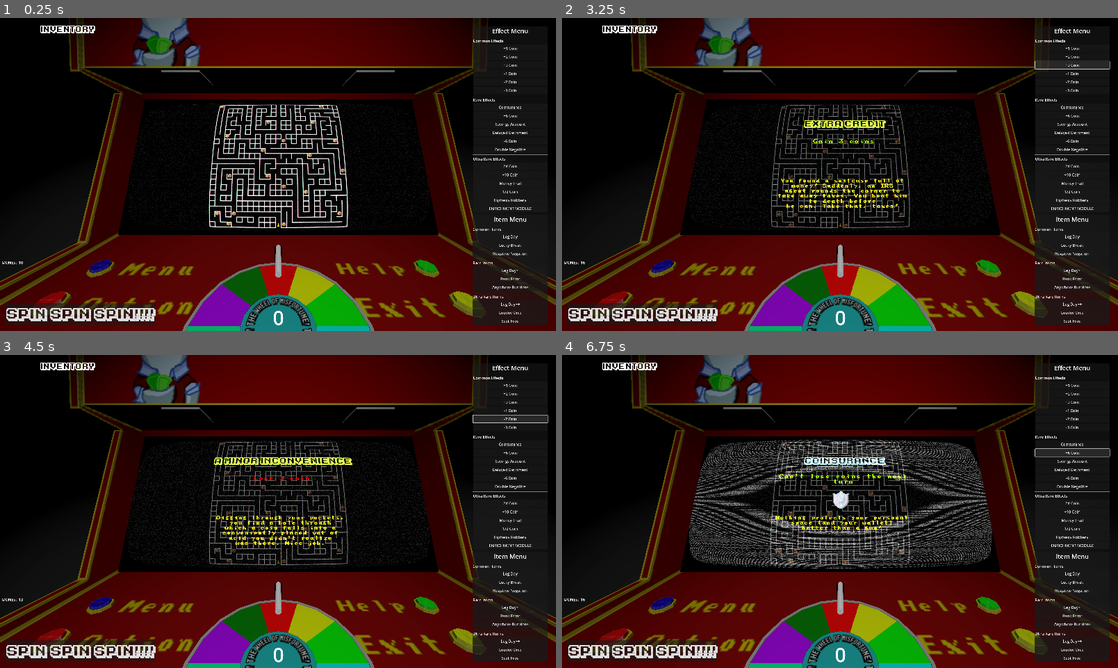
Above: before the commit, frames 1-4 (two rows, left to right).
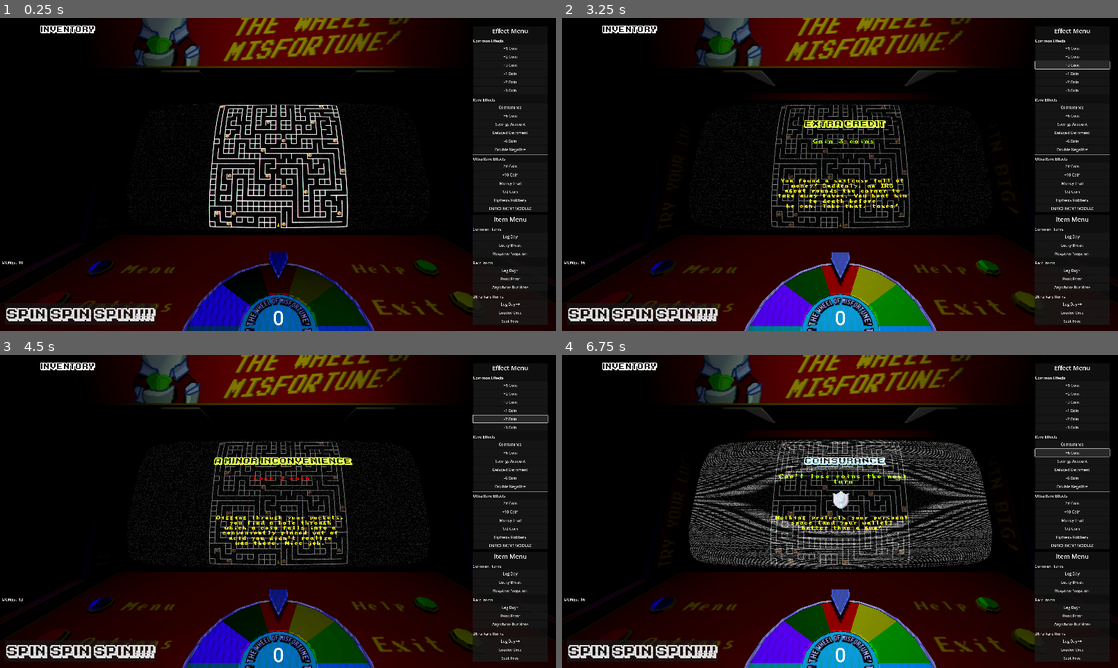
Above: after the commit, the same moments.

Repository: kronoskrull/Untitled-Gacha-game
Game: Godot game, scene res://Level/level.tscn
Same seed, same stepped clock (60 frames per second), same inputs: the game is played once before the commit and once after it.
Inputs:
- Up to frame 1 (0.25 s): no input
- Up to frame 2 (3.25 s): click "SPIN SPIN SPIN!!!!" at 0.5 s; click "+1 Coin" at 1.25 s; click "+2 Coin" at 2 s; click "+3 Coin" at 2.75 s
- Up to frame 3 (4.5 s): click "-1 Coin" at 3.5 s; click "-2 Coin" at 4.25 s
- Up to frame 4 (6.75 s): click "-3 Coin" at 5 s; click "Coinsurance" at 5.75 s; click "+6 Coin" at 6.5 s

The runs differ from the first frame. In frame 1, 38% of the frame differs, in the area x 0-100%, y 0-100%; in frame 2, 38%; in frame 3, 38%; in frame 4, 38%.

Commit message:
lighting and env
lighting and env

Diff:
--- /dev/null
+++ b/Level/flashlight.gd
@@ -0,0 +1,17 @@
+extends OmniLight3D
+
+# Simple script for a flickering flashlight. Takes a noise texture, returns a noise value at
+# a coordinate determined by delta every frame. flashMult is to allow player control over it,
+# remove the multiplier entirely for spotlights or ambient lighting.
+
+@export var noise: NoiseTexture2D
+var time_passed: float = 0.0
+
+
+
+func _process(delta: float) -> void:
+	time_passed += delta
+	var sampled_noise = noise.noise.get_noise_1d(time_passed)
+	sampled_noise = abs(sampled_noise)
+
+	light_energy = sampled_noise * $"../../..".flashMult
--- a/Level/level.gd
+++ b/Level/level.gd
@@ -82,6 +82,7 @@
 var debugRarity: int = 0
 var debugX: int
 
+var flashMult: float = 4.0
 
 # Set the money count to whatever it's supposed to be
 func _ready() -> void:
--- a/Level/level.tscn
+++ b/Level/level.tscn
@@ -10,6 +10,8 @@
 [ext_resource type="Texture2D" uid="uid://dyithwdhvhtwv" path="res://Assets/maze1.0.png" id="5_nn23b"]
 [ext_resource type="ArrayMesh" uid="uid://d1lcl0yp5wud4" path="res://Assets/models/Spinner (1).obj" id="5_ynopn"]
 [ext_resource type="PackedScene" uid="uid://dqld5dxfh26jc" path="res://arcadeFinalMaybe.tscn" id="6_mn3xb"]
+[ext_resource type="Script" path="res://Level/flashlight.gd" id="7_e8di8"]
+[ext_resource type="PackedScene" uid="uid://d0sfuvyon2ptq" path="res://arrow.tscn" id="7_p2lt6"]
 [ext_resource type="PackedScene" uid="uid://gvhpy1s1absr" path="res://Junctions/R-Dcornerjunc.tscn" id="7_r7vob"]
 [ext_resource type="PackedScene" uid="uid://br6hxiou2nh38" path="res://Junctions/L-Ucornerjunc.tscn" id="8_6yic6"]
 [ext_resource type="PackedScene" uid="uid://c5fn6ne537652" path="res://Junctions/R-Ucornerjunc.tscn" id="9_llhc3"]
@@ -44,6 +46,9 @@
 [sub_resource type="StandardMaterial3D" id="StandardMaterial3D_2tokm"]
 albedo_color = Color(0.53, 0, 0, 1)
 
+[sub_resource type="StandardMaterial3D" id="StandardMaterial3D_xmeaq"]
+albedo_color = Color(0, 0, 0, 1)
+
 [sub_resource type="ProceduralSkyMaterial" id="ProceduralSkyMaterial_nemm3"]
 sky_top_color = Color(0, 0, 0, 1)
 sky_horizon_color = Color(0.5, 0.5, 0.5, 1)
@@ -60,10 +65,12 @@
 tonemap_mode = 2
 glow_enabled = true
 
-[sub_resource type="StandardMaterial3D" id="StandardMaterial3D_xmeaq"]
-albedo_color = Color(0, 0, 0, 1)
-
-[sub_resource type="StandardMaterial3D" id="StandardMaterial3D_cb8bq"]
+[sub_resource type="FastNoiseLite" id="FastNoiseLite_8cm07"]
+noise_type = 0
+frequency = 0.069
+
+[sub_resource type="NoiseTexture2D" id="NoiseTexture2D_3bsj4"]
+noise = SubResource("FastNoiseLite_8cm07")
 
 [sub_resource type="CanvasItemMaterial" id="CanvasItemMaterial_7jfsy"]
 
@@ -413,10 +420,6 @@
 
 [node name="lighting & env" type="Node3D" parent="."]
 
-[node name="DirectionalLight3D" type="DirectionalLight3D" parent="lighting & env"]
-transform = Transform3D(-0.866024, -0.475921, -0.153307, 0, -0.306611, 0.951835, -0.500003, 0.824311, 0.265532, 0, 0, 0)
-shadow_enabled = true
-
 [node name="spinnerPLACEHOLDER" type="CSGCylinder3D" parent="lighting & env"]
 transform = Transform3D(0.6, 0, 0, 0, 0.6, 0, 0, 0, 0.6, 0, -0.516094, 17.7286)
 radius = 3.24137
@@ -431,47 +434,90 @@
 mesh = ExtResource("5_ynopn")
 skeleton = NodePath("../../..")
 
-[node name="CSGBox3D3" type="CSGBox3D" parent="lighting & env"]
+[node name="env" type="Node3D" parent="lighting & env"]
+
+[node name="CSGBox3D3" type="CSGBox3D" parent="lighting & env/env"]
 transform = Transform3D(1, 0, 0, 0, 1, 0, 0, 0, 1, -0.51265, 7.0075, -8.611)
 size = Vector3(78, 54, 1)
 
-[node name="CSGBox3D4" type="CSGBox3D" parent="lighting & env"]
+[node name="CSGBox3D4" type="CSGBox3D" parent="lighting & env/env"]
 transform = Transform3D(1, 0, 0, 0, 1, 0, 0, 0, 1, -0.51265, 7.0075, 38.389)
 size = Vector3(78, 54, 1)
 
-[node name="CSGBox3D7" type="CSGBox3D" parent="lighting & env"]
+[node name="CSGBox3D7" type="CSGBox3D" parent="lighting & env/env"]
 transform = Transform3D(1, 0, 0, 0, -4.37114e-08, -1, 0, 1, -4.37114e-08, -0.51265, 33.0075, 17.389)
 size = Vector3(78, 54, 1)
 
-[node name="CSGBox3D8" type="CSGBox3D" parent="lighting & env"]
+[node name="CSGBox3D8" type="CSGBox3D" parent="lighting & env/env"]
 transform = Transform3D(1, 0, 0, 0, -4.37114e-08, -1, 0, 1, -4.37114e-08, -0.0240631, 7.25552, 4.80079)
 material_override = SubResource("StandardMaterial3D_2tokm")
 size = Vector3(18.0941, 9.1048, 0.474609)
 
-[node name="CSGBox3D5" type="CSGBox3D" parent="lighting & env"]
+[node name="CSGBox3D5" type="CSGBox3D" parent="lighting & env/env"]
 transform = Transform3D(-4.37114e-08, 0, 1, 0, 1, 0, -1, 0, -4.37114e-08, 18.4873, 7.0075, 15.389)
 size = Vector3(78, 54, 1)
 
-[node name="CSGBox3D6" type="CSGBox3D" parent="lighting & env"]
+[node name="CSGBox3D6" type="CSGBox3D" parent="lighting & env/env"]
 transform = Transform3D(-4.37114e-08, 0, 1, 0, 1, 0, -1, 0, -4.37114e-08, -20.5127, 7.0075, 15.389)
 size = Vector3(78, 54, 1)
 
-[node name="WorldEnvironment" type="WorldEnvironment" parent="lighting & env"]
-environment = SubResource("Environment_tqm3s")
-
-[node name="CSGBox3D" type="CSGBox3D" parent="lighting & env"]
-transform = Transform3D(0.3, 0, 0, 0, 0.6, 0, 0, 0, 0.3, 0, -0.177715, 15.1717)
+[node name="CSGBox3D" type="CSGBox3D" parent="lighting & env/env"]
+transform = Transform3D(0.3, 0, 0, 0, 0.6, 0, 0, 0, 0.3, 0, -0.532511, 15.1717)
 size = Vector3(1, 1.37207, 1)
 material = SubResource("StandardMaterial3D_xmeaq")
 
-[node name="CSGCylinder3D" type="CSGCylinder3D" parent="lighting & env"]
-transform = Transform3D(0.3, 0, 0, 0, -1.8621e-08, -0.3, 0, 0.426, -1.31134e-08, 0, 0.203744, 15.7813)
-radius = 0.349336
-height = 3.52089
-material = SubResource("StandardMaterial3D_cb8bq")
-
-[node name="Arcade (2)" parent="lighting & env" instance=ExtResource("6_mn3xb")]
+[node name="Arcade (2)" parent="lighting & env/env" instance=ExtResource("6_mn3xb")]
 transform = Transform3D(100, 0, 0, 0, 100, 0, 0, 0, 100, 0, -7.02655, 13.9154)
+
+[node name="Arrow" parent="lighting & env/env" instance=ExtResource("7_p2lt6")]
+transform = Transform3D(0.2, 0, 0, 0, 0.2, 0, 0, 0, 0.2, 0.0039162, -1.41887, 15.6708)
+
+[node name="lights" type="Node3D" parent="lighting & env"]
+
+[node name="DirectionalLight3D" type="DirectionalLight3D" parent="lighting & env/lights"]
+transform = Transform3D(-0.866024, -0.47592, -0.153306, 0, -0.306611, 0.951835, -0.500003, 0.824312, 0.265532, 0, 0, 0)
+shadow_enabled = true
+
+[node name="WorldEnvironment" type="WorldEnvironment" parent="lighting & env/lights"]
+environment = SubResource("Environment_tqm3s")
+
+[node name="OmniLight3D" type="OmniLight3D" parent="lighting & env/lights"]
+transform = Transform3D(1, 0, 0, 0, 1, 0, 0, 0, 1, 0, 3.66291, 13.5183)
+light_energy = 2.939
+shadow_enabled = true
+omni_range = 10.2165
+script = ExtResource("7_e8di8")
+noise = SubResource("NoiseTexture2D_3bsj4")
+
+[node name="SpotLight3D" type="SpotLight3D" parent="lighting & env/lights"]
+transform = Transform3D(1, 0, 0, 0, 0, 1, 0, -1, 0, 0, 24.464, 16.6618)
+light_color = Color(1, 0.995333, 0.72, 1)
+light_energy = 1.808
+shadow_enabled = true
+spot_range = 59.2358
+spot_angle = 24.3536
+
+[node name="SpotLight3D3" type="SpotLight3D" parent="lighting & env/lights"]
+transform = Transform3D(0.218177, 0.705715, -0.674066, 0, 0.690706, 0.723136, 0.975909, -0.157772, 0.150696, -15.5217, 6.93077, 17.6416)
+light_color = Color(0, 0.0833333, 1, 1)
+light_energy = 5.202
+shadow_enabled = true
+spot_range = 62.3816
+spot_angle = 35.3799
+
+[node name="SpotLight3D4" type="SpotLight3D" parent="lighting & env/lights"]
+transform = Transform3D(0.218143, -0.705556, 0.674244, 0, 0.690882, 0.722967, -0.975917, -0.15771, 0.150711, 15.52, 6.931, 17.642)
+light_color = Color(0, 0.0833333, 1, 1)
+light_energy = 5.202
+shadow_enabled = true
+spot_range = 62.3816
+spot_angle = 35.3799
+
+[node name="SpotLight3D2" type="SpotLight3D" parent="lighting & env/lights"]
+transform = Transform3D(1, 0, 0, 0, 0.922316, 0.386437, 0, -0.386437, 0.922316, 0, 13.5646, 27.6618)
+light_energy = 5.202
+spot_range = 19.5835
+spot_angle = 40.0165
 
 [node name="SubViewport" type="SubViewport" parent="."]
 handle_input_locally = false
@@ -2273,11 +2319,6 @@
 offset_right = 172.0
 offset_bottom = -104.0
 theme_override_font_sizes/font_size = 41
-
-[node name="SpotLight3D" type="SpotLight3D" parent="."]
-transform = Transform3D(1, 0, 0, 0, 0.707107, 0.707107, 0, -0.707107, 0.707107, 0, 13, 27)
-light_energy = 5.202
-spot_range = 59.2358
 
 [node name="inv" type="Control" parent="."]
 layout_mode = 3
--- a/arcadeFinalMaybe.tscn
+++ b/arcadeFinalMaybe.tscn
@@ -1,12 +1,15 @@
-[gd_scene load_steps=4 format=3 uid="uid://dqld5dxfh26jc"]
+[gd_scene load_steps=5 format=3 uid="uid://dqld5dxfh26jc"]
 
 [ext_resource type="PackedScene" uid="uid://dn8m0yab84c76" path="res://Assets/models/Arcade (2).fbx" id="1_n2q3w"]
-[ext_resource type="Texture2D" uid="uid://dvjy08qi4ina4" path="res://Assets/Arcade_tex.jpg" id="2_d4nxe"]
+[ext_resource type="Texture2D" uid="uid://bl5jdgnkt6l85" path="res://Assets/Arcade_texALBEDO.jpg" id="2_38shn"]
+[ext_resource type="Texture2D" uid="uid://kfntfk6ab56a" path="res://Assets/Arcade_tex_METALLIC.jpg" id="3_lplwk"]
 
-[sub_resource type="StandardMaterial3D" id="StandardMaterial3D_xmt01"]
-albedo_texture = ExtResource("2_d4nxe")
+[sub_resource type="StandardMaterial3D" id="StandardMaterial3D_tfrd5"]
+albedo_texture = ExtResource("2_38shn")
+metallic = 1.0
+metallic_texture = ExtResource("3_lplwk")
 
 [node name="Arcade (2)" instance=ExtResource("1_n2q3w")]
 
 [node name="Spinner" parent="." index="0"]
-material_override = SubResource("StandardMaterial3D_xmt01")
+material_override = SubResource("StandardMaterial3D_tfrd5")
--- /dev/null
+++ b/arrow.tscn
@@ -0,0 +1,12 @@
+[gd_scene load_steps=3 format=3 uid="uid://d0sfuvyon2ptq"]
+
+[ext_resource type="PackedScene" uid="uid://cbbehqt675ky6" path="res://Assets/models/Arrow.fbx" id="1_uicpi"]
+
+[sub_resource type="StandardMaterial3D" id="StandardMaterial3D_2sivc"]
+albedo_color = Color(0.4928, 0.58112, 0.64, 1)
+emission_energy_multiplier = 0.0
+
+[node name="Arrow" instance=ExtResource("1_uicpi")]
+
+[node name="pCube1" parent="." index="0"]
+material_override = SubResource("StandardMaterial3D_2sivc")
--- a/invItem.tscn
+++ b/invItem.tscn
@@ -1,6 +1,7 @@
-[gd_scene load_steps=13 format=3 uid="uid://dlbrvj56rjkc0"]
+[gd_scene load_steps=14 format=3 uid="uid://dlbrvj56rjkc0"]
 
 [ext_resource type="Script" path="res://Level/inventoryItem.gd" id="1_mwd0l"]
+[ext_resource type="FontFile" uid="uid://0kpmyoip0ktj" path="res://Assets/ka1.ttf" id="1_taruh"]
 [ext_resource type="Texture2D" uid="uid://c84526k3vmba1" path="res://Assets/obtainables/obt001.png" id="2_lc06q"]
 
 [sub_resource type="Animation" id="Animation_ovrtn"]
@@ -45,7 +46,7 @@
 "times": PackedFloat32Array(2, 6),
 "transitions": PackedFloat32Array(-2, -2),
 "update": 0,
-"values": [Vector2(247, 8), Vector2(247, 24)]
+"values": [Vector2(300, 8), Vector2(300, 24)]
 }
 tracks/1/type = "value"
 tracks/1/imported = false
@@ -274,7 +275,8 @@
 z_index = 5
 offset_right = 87.0
 offset_bottom = 38.0
-theme_override_font_sizes/font_size = 21
+theme_override_fonts/font = ExtResource("1_taruh")
+theme_override_font_sizes/font_size = 20
 text = "Leg Day"
 script = ExtResource("1_mwd0l")
 
@@ -303,9 +305,9 @@
 [node name="activateTipLabel" type="Label" parent="."]
 visible = false
 layout_mode = 0
-offset_left = 345.0
-offset_top = 7.99999
-offset_right = 432.0
+offset_left = 315.0
+offset_top = 8.0
+offset_right = 402.0
 offset_bottom = 31.0
 rotation = -0.0387933
 text = "sampletext"
--- a/project.godot
+++ b/project.godot
@@ -26,6 +26,14 @@
 
 player=""
 
+[input]
+
+spin={
+"deadzone": 0.5,
+"events": [Object(InputEventKey,"resource_local_to_scene":false,"resource_name":"","device":-1,"window_id":0,"alt_pressed":false,"shift_pressed":false,"ctrl_pressed":false,"meta_pressed":false,"pressed":false,"keycode":0,"physical_keycode":32,"key_label":0,"unicode":32,"location":0,"echo":false,"script":null)
+]
+}
+
 [rendering]
 
 textures/canvas_textures/default_texture_filter=0
--- a/status_sprite.tscn
+++ b/status_sprite.tscn
@@ -1,36 +1,8 @@
-[gd_scene load_steps=11 format=3 uid="uid://dqqdfl684aak4"]
+[gd_scene load_steps=12 format=3 uid="uid://dqqdfl684aak4"]
 
 [ext_resource type="Script" path="res://status_sprite.gd" id="1_2tbqf"]
 [ext_resource type="Texture2D" uid="uid://bhmp3u1og6j0k" path="res://Assets/effects/eff1-0.png" id="2_ohfoq"]
-
-[sub_resource type="Animation" id="Animation_x7hum"]
-resource_name = "hover"
-length = 16.0
-loop_mode = 1
-tracks/0/type = "value"
-tracks/0/imported = false
-tracks/0/enabled = true
-tracks/0/path = NodePath(".:position")
-tracks/0/interp = 1
-tracks/0/loop_wrap = true
-tracks/0/keys = {
-"times": PackedFloat32Array(4, 12),
-"transitions": PackedFloat32Array(-2, -2),
-"update": 0,
-"values": [Vector2(0, 8), Vector2(0, -8)]
-}
-tracks/1/type = "value"
-tracks/1/imported = false
-tracks/1/enabled = true
-tracks/1/path = NodePath(".:rotation")
-tracks/1/interp = 1
-tracks/1/loop_wrap = true
-tracks/1/keys = {
-"times": PackedFloat32Array(6.13333, 15.5667),
-"transitions": PackedFloat32Array(-2, -2),
-"update": 0,
-"values": [0.0349066, -0.0349066]
-}
+[ext_resource type="FontFile" uid="uid://0kpmyoip0ktj" path="res://Assets/ka1.ttf" id="3_fmxcn"]
 
 [sub_resource type="Animation" id="Animation_gcbii"]
 length = 0.001
@@ -69,34 +41,6 @@
 "transitions": PackedFloat32Array(1),
 "update": 0,
 "values": [Vector2(3, 3)]
-}
-
-[sub_resource type="Animation" id="Animation_xxp08"]
-resource_name = "die"
-length = 1.0
-tracks/0/type = "value"
-tracks/0/imported = false
-tracks/0/enabled = true
-tracks/0/path = NodePath(".:rotation")
-tracks/0/interp = 1
-tracks/0/loop_wrap = true
-tracks/0/keys = {
-"times": PackedFloat32Array(0, 1),
-"transitions": PackedFloat32Array(1, 1),
-"update": 0,
-"values": [0.0, 18.8496]
-}
-tracks/1/type = "value"
-tracks/1/imported = false
-tracks/1/enabled = true
-tracks/1/path = NodePath(".:scale")
-tracks/1/interp = 1
-tracks/1/loop_wrap = true
-tracks/1/keys = {
-"times": PackedFloat32Array(0, 1),
-"transitions": PackedFloat32Array(1, 1),
-"update": 0,
-"values": [Vector2(3, 3), Vector2(0, 0)]
 }
 
 [sub_resource type="Animation" id="Animation_6qyfp"]
@@ -141,6 +85,62 @@
 }]
 }
 
+[sub_resource type="Animation" id="Animation_xxp08"]
+resource_name = "die"
+tracks/0/type = "value"
+tracks/0/imported = false
+tracks/0/enabled = true
+tracks/0/path = NodePath(".:rotation")
+tracks/0/interp = 1
+tracks/0/loop_wrap = true
+tracks/0/keys = {
+"times": PackedFloat32Array(0, 1),
+"transitions": PackedFloat32Array(1, 1),
+"update": 0,
+"values": [0.0, 18.8496]
+}
+tracks/1/type = "value"
+tracks/1/imported = false
+tracks/1/enabled = true
+tracks/1/path = NodePath(".:scale")
+tracks/1/interp = 1
+tracks/1/loop_wrap = true
+tracks/1/keys = {
+"times": PackedFloat32Array(0, 1),
+"transitions": PackedFloat32Array(1, 1),
+"update": 0,
+"values": [Vector2(3, 3), Vector2(0, 0)]
+}
+
+[sub_resource type="Animation" id="Animation_x7hum"]
+resource_name = "hover"
+length = 16.0
+loop_mode = 1
+tracks/0/type = "value"
+tracks/0/imported = false
+tracks/0/enabled = true
+tracks/0/path = NodePath(".:position")
+tracks/0/interp = 1
+tracks/0/loop_wrap = true
+tracks/0/keys = {
+"times": PackedFloat32Array(4, 12),
+"transitions": PackedFloat32Array(-2, -2),
+"update": 0,
+"values": [Vector2(0, 8), Vector2(0, -8)]
+}
+tracks/1/type = "value"
+tracks/1/imported = false
+tracks/1/enabled = true
+tracks/1/path = NodePath(".:rotation")
+tracks/1/interp = 1
+tracks/1/loop_wrap = true
+tracks/1/keys = {
+"times": PackedFloat32Array(6.13333, 15.5667),
+"transitions": PackedFloat32Array(-2, -2),
+"update": 0,
+"values": [0.0349066, -0.0349066]
+}
+
 [sub_resource type="AnimationLibrary" id="AnimationLibrary_2mk88"]
 _data = {
 "RESET": SubResource("Animation_gcbii"),
@@ -149,6 +149,21 @@
 "hover": SubResource("Animation_x7hum")
 }
 
+[sub_resource type="Animation" id="Animation_8mvvs"]
+length = 0.001
+tracks/0/type = "value"
+tracks/0/imported = false
+tracks/0/enabled = true
+tracks/0/path = NodePath("deathLabel:rotation")
+tracks/0/interp = 1
+tracks/0/loop_wrap = true
+tracks/0/keys = {
+"times": PackedFloat32Array(0),
+"transitions": PackedFloat32Array(1),
+"update": 0,
+"values": [0.0]
+}
+
 [sub_resource type="Animation" id="Animation_hpev1"]
 resource_name = "wobble"
 length = 1.33334
@@ -180,21 +195,6 @@
 }]
 }
 
-[sub_resource type="Animation" id="Animation_8mvvs"]
-length = 0.001
-tracks/0/type = "value"
-tracks/0/imported = false
-tracks/0/enabled = true
-tracks/0/path = NodePath("deathLabel:rotation")
-tracks/0/interp = 1
-tracks/0/loop_wrap = true
-tracks/0/keys = {
-"times": PackedFloat32Array(0),
-"transitions": PackedFloat32Array(1),
-"update": 0,
-"values": [0.0]
-}
-
 [sub_resource type="AnimationLibrary" id="AnimationLibrary_exyok"]
 _data = {
 "RESET": SubResource("Animation_8mvvs"),
@@ -218,11 +218,13 @@
 
 [node name="deathLabel" type="Label" parent="."]
 layout_mode = 0
-offset_left = 77.0
-offset_top = -54.0
-offset_right = 164.0
-offset_bottom = -31.0
+offset_left = 65.0
+offset_top = -21.0
+offset_right = 171.0
+offset_bottom = 2.0
 scale = Vector2(2, 2)
+theme_override_fonts/font = ExtResource("3_fmxcn")
+theme_override_font_sizes/font_size = 10
 text = "dfasdsadsa"
 autowrap_mode = 2
 
Binary file added: Assets/Arcade_texALBEDO.jpg
Not shown, added: Assets/Arcade_texALBEDO.jpg.import
Binary file added: Assets/Arcade_tex_METALLIC.jpg
Not shown, added: Assets/Arcade_tex_METALLIC.jpg.import
Binary file added: Assets/models/Arrow.fbx
Not shown, added: Assets/models/Arrow.fbx.import
Not shown, added: Assets/models/Arrow.obj
Not shown, added: Assets/models/Arrow.obj.import
Not shown: 1 places in Level/level.tscn that only renumber resources
